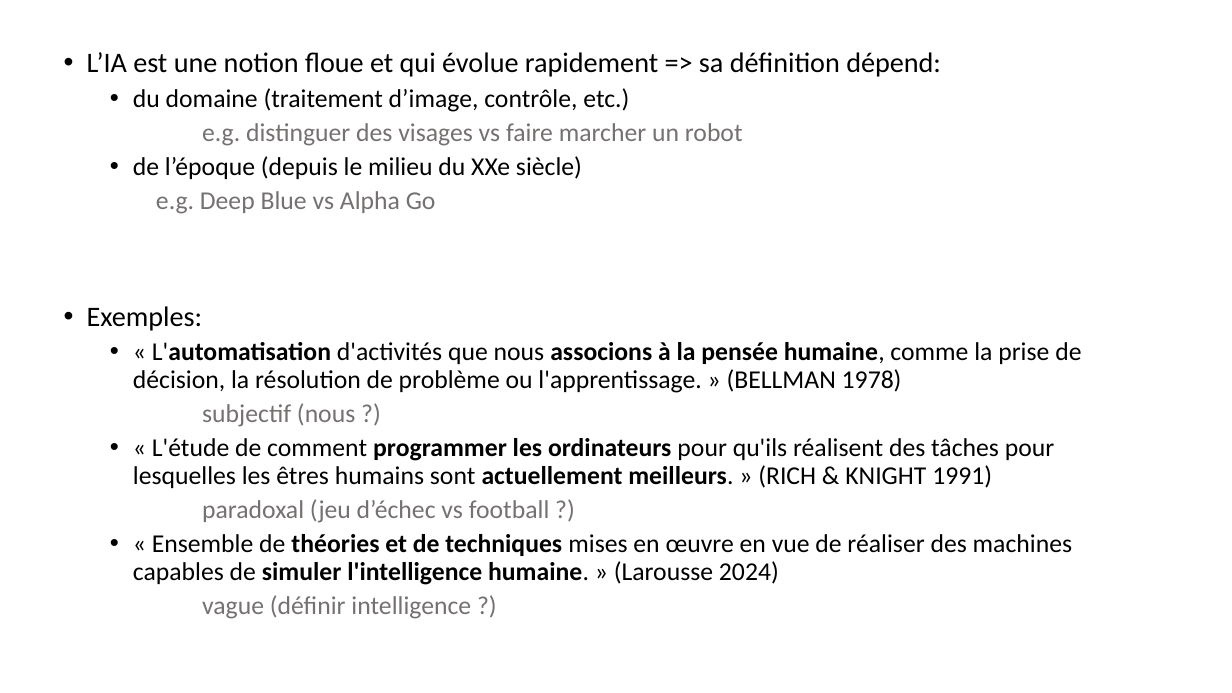
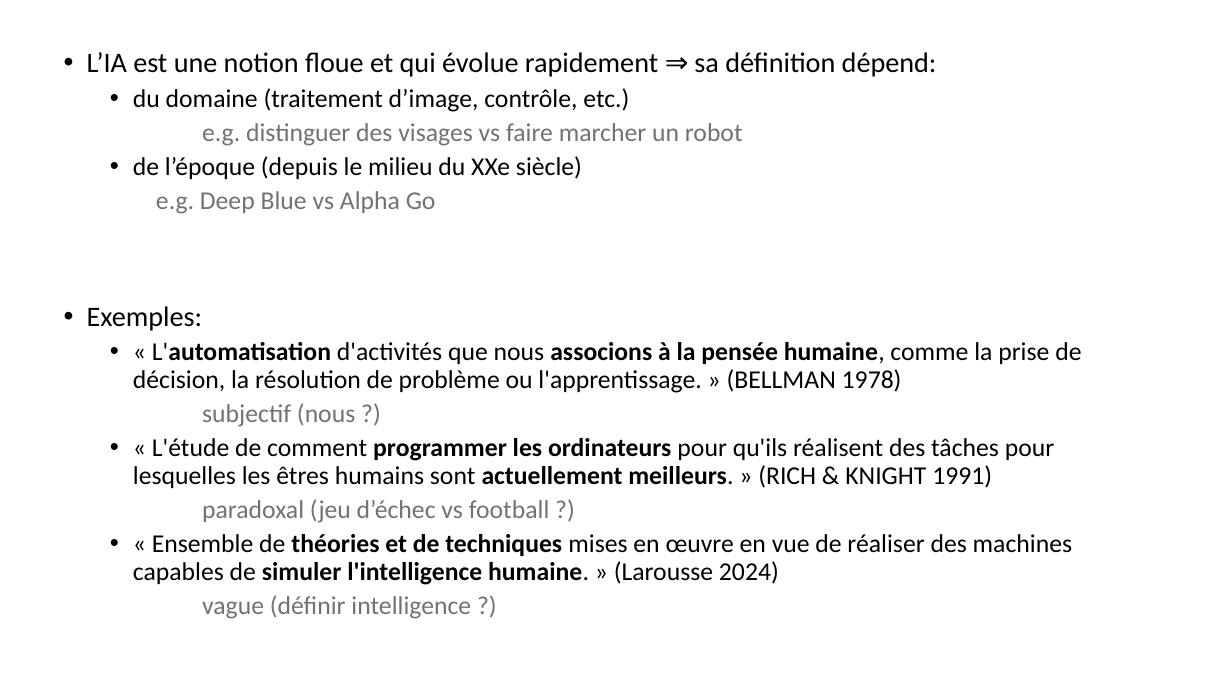
Before and after one commit to jolindien-git/jolindien-git.github.io, a slide deck: slide 3 of Intelligence Artificielle et Analyse de donnees.pptx. Drawn at 1232x693 pixels with LibreOffice and Linux fonts; fonts in the diff are those of the drawing. Boxes give left, top, right and bottom in pixels: in the first picture for what was removed or moved away, otherwise in the second. Text is boxed around its words. In the diff, an @@ line names an element or a change of style, - is before the commit and + after.

```diff
--- a/Intelligence Artificielle et Analyse de donnees.pptx
+++ b/Intelligence Artificielle et Analyse de donnees.pptx
@@ text at [87, 52, 937, 77]: text changed @@
-• L’IA est une notion floue et qui évolue rapidement => sa définition dépend:
+• L’IA est une notion floue et qui évolue rapidement ⇒ sa définition dépend:
```
Also in this commit, not shown: 4 other slides changed, 2 slides added, 1 slide removed, 4 other files.
